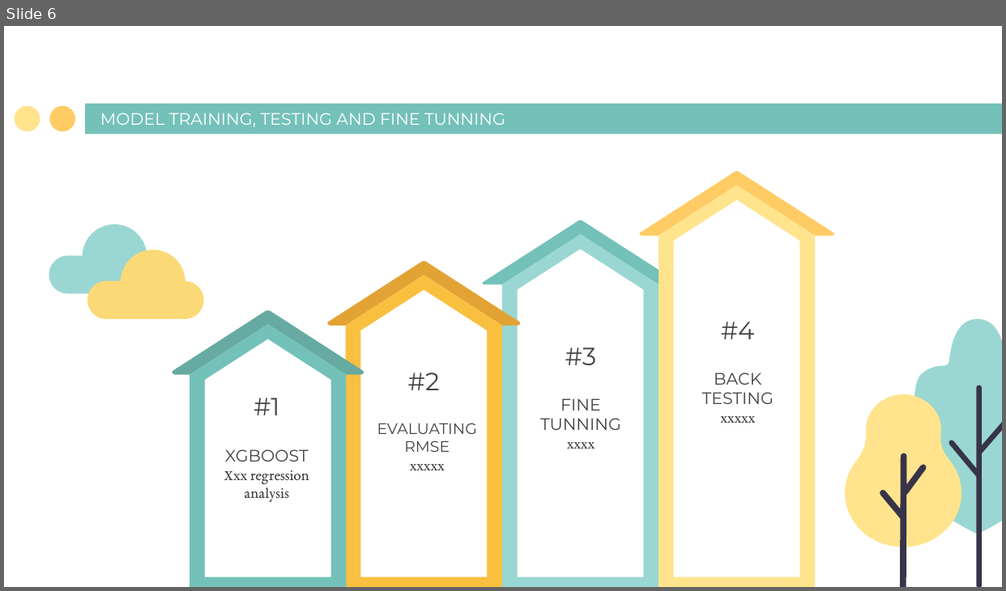
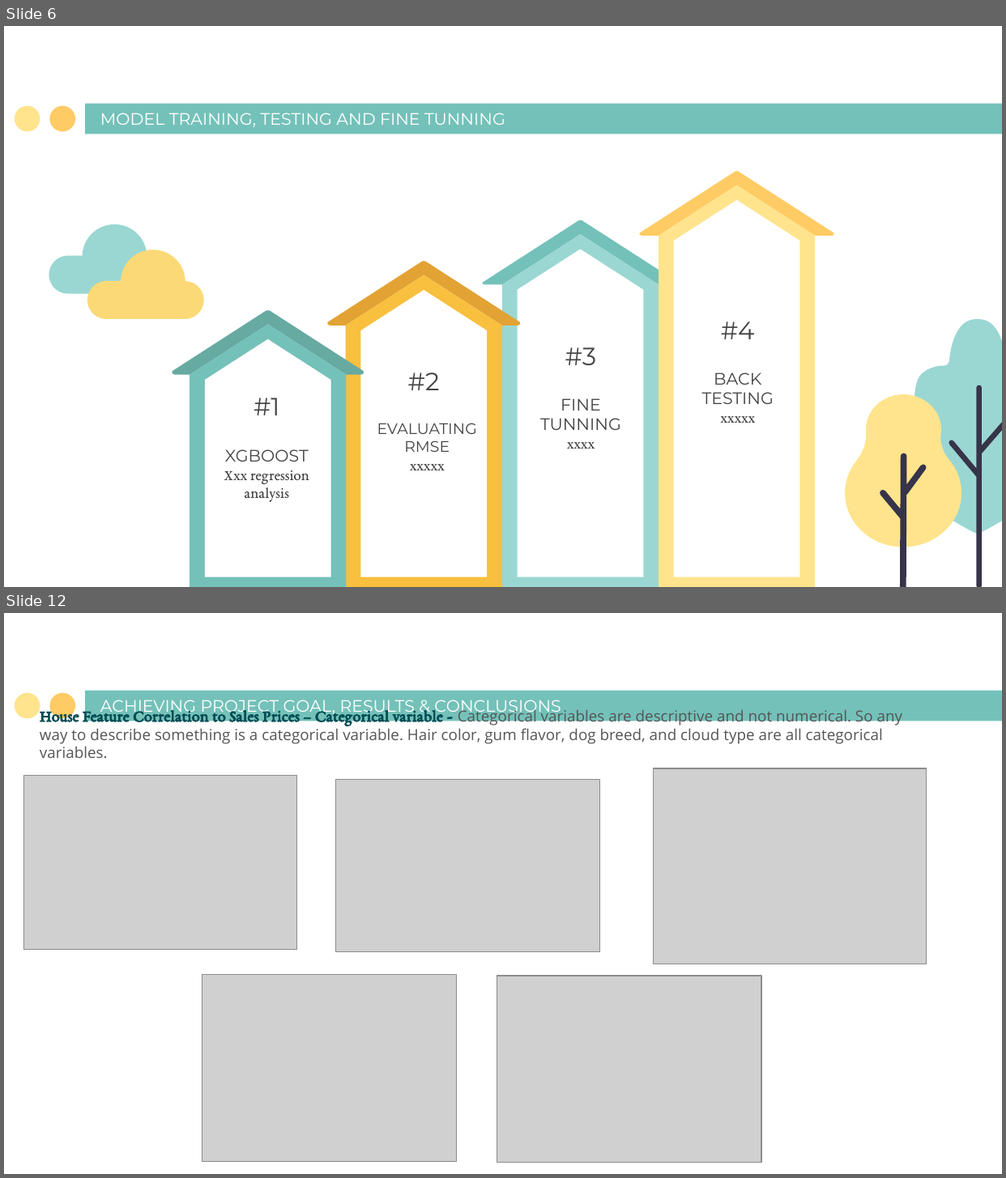
Before and after one commit to BrownTD/Final-Project, a slide deck: Group 2 Final Project House Price Prediction.pptx. Shown one above the other, each under a label of ours: slide 6 before the commit, slides 6 and 12 after it; the slides between them are not shown. The pictures are 1006x591 and 1006x1178 pixels, drawn with LibreOffice and Linux fonts; fonts in the diff are those of the drawing; grey boxes stand for pictures. Boxes give left, top, right and bottom in pixels: in the first picture for what was removed or moved away, otherwise in the second. Text is boxed around its words. In the diff, an @@ line names an element or a change of style, - is before the commit and + after.

```diff
--- a/Group 2 Final Project House Price Prediction.pptx
+++ b/Group 2 Final Project House Price Prediction.pptx
@@ slide 12 added at bbox=[4, 613, 1002, 1174], background #FFFFFF; not listed: 3 template elements that a slide beside it also shows @@
@@ text added at bbox=[40, 707, 903, 758], 11 pt, text #555555 @@
+House Feature Correlation to Sales Prices – Categorical variable - Categorical variables are descriptive and not numerical. So any way to describe something is a categorical variable. Hair color, gum flavor, dog breed, and cloud type are all categorical variables.
@@ title added at bbox=[100, 700, 560, 717], 12 pt, text #FFFFFF @@
+ACHIEVING PROJECT GOAL, RESULTS & CONCLUSIONS
@@ picture added at bbox=[24, 776, 297, 950] @@
@@ picture added at bbox=[335, 780, 600, 952] @@
@@ picture added at bbox=[653, 769, 926, 965] @@
@@ picture added at bbox=[202, 975, 456, 1163] @@
@@ picture added at bbox=[497, 976, 761, 1163] @@
```
Also in this commit, not shown: 8 slides changed, 5 other slides added.
